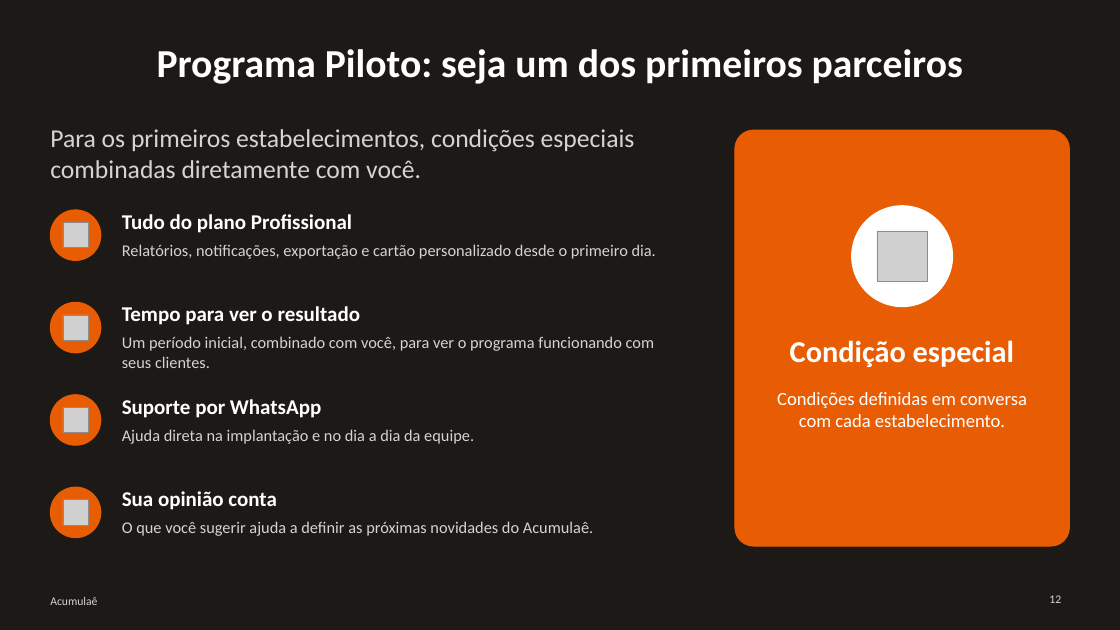
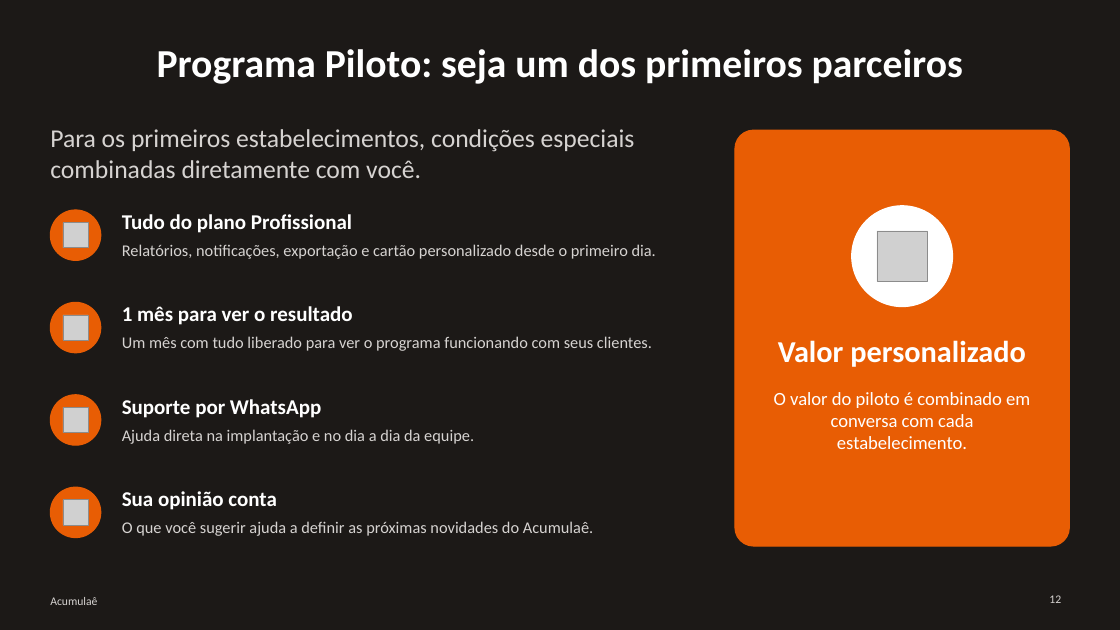
Before and after one commit to luizgfelipe/acumulae, a slide deck: slide 12 of Acumulae-apresentacao-comercial.pptx. Drawn at 1120x630 pixels with LibreOffice and Linux fonts; fonts in the diff are those of the drawing; grey boxes stand for pictures. Boxes give left, top, right and bottom in pixels: in the first picture for what was removed or moved away, otherwise in the second. Text is boxed around its words. In the diff, an @@ line names an element or a change of style, - is before the commit and + after.

```diff
--- a/Acumulae-apresentacao-comercial.pptx
+++ b/Acumulae-apresentacao-comercial.pptx
@@ text at (x1=122, y1=306, x2=353, y2=325): text changed @@
-Tempo para ver o resultado
+1 mês para ver o resultado
@@ text at (x1=122, y1=336, x2=652, y2=351): text changed @@
-Um período inicial, combinado com você, para ver o programa funcionando com seus clientes.
+Um mês com tudo liberado para ver o programa funcionando com seus clientes.
@@ text at (x1=778, y1=340, x2=1026, y2=367): text changed @@
-Condição especial
+Valor personalizado
@@ text at (x1=774, y1=392, x2=1030, y2=449): text changed @@
-Condições definidas em conversa com cada estabelecimento.
+O valor do piloto é combinado em conversa com cada estabelecimento.
```
Also in this commit, not shown: 2 other slides changed.
